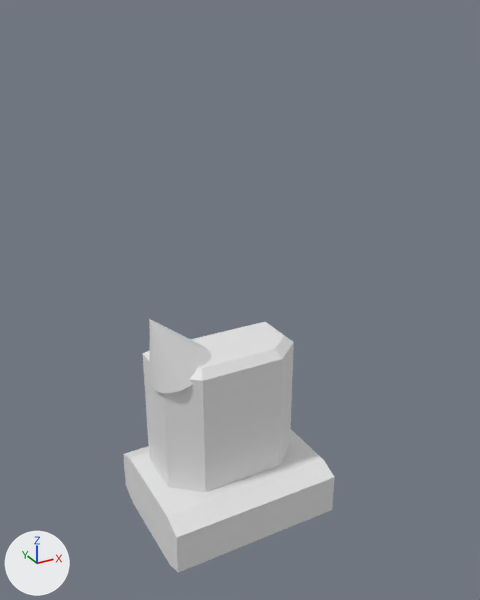
An edit to the Blender file Assets/Pepsi/pepsi.blend, drawn before and after from the same camera.
One viewpoint serves both versions: a camera (50 mm lens) standing at (-3.72, -7.19, 5.33) and looking at (0.07, -0.3, 1.89). Arrows for +X, +Y and +Z are at lower left; the lights stay in place.
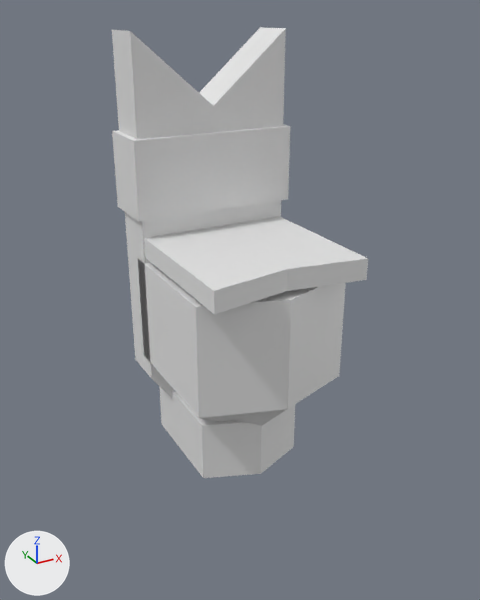
Boxes [x1, y1, x2, y2] around the edits, measured in the pictures (480 x 600 px):
'Cube.002', reshaped, moved, rescaled (18% narrower, 158% taller): before [123, 430, 335, 573]; after [112, 27, 286, 397]
'Cube.001', added: after [138, 260, 346, 426]
'Cube', reshaped, moved, rescaled: before [142, 322, 294, 492]; after [159, 386, 295, 478]
'Cube.004', added: after [112, 124, 290, 222]
'Cube.003', added: after [145, 216, 368, 314]
'Cone', deleted: before [149, 319, 211, 393]

The change, as a list of edits to the scene's bpy script:
```text
Change me_cube:
    used by ob_cube; location = (0.0, 0.0, 0.0)
    remove me_cube.from_pydata(...)  # 18 vertices, 14 faces; spans x -1.0..1.0, y -0.53..0.53, z -1.0..1.11
    add me_cube.from_pydata(...)  # 12 vertices, 10 faces; spans x -1.0..1.0, y -1.41..1.0, z -1.0..1.0
    me_cube part 1: the whole mesh is rebuilt
Change me_cube_002:
    used by ob_cube_002; location = (0.0, 0.0, -1.19); scale = (1.25, 1.0, 0.423)
    remove me_cube_002.from_pydata(...)  # 16 vertices, 10 faces; spans x -1.0..1.0, y -1.0..1.0, z -1.0..1.0
    add me_cube_002.from_pydata(...)  # 18 vertices, 16 faces; spans x -1.0..1.0, y -1.0..1.0, z -1.0..1.76
    me_cube_002 part 2: the whole mesh is rebuilt
Add me_cube_1:
    me_cube_1.from_pydata(...)  # a box spanning x -1.0..1.0, y -1.0..1.0, z -1.0..1.0
Add me_cube_005:
    me_cube_005.from_pydata(...)  # 12 vertices, 10 faces; spans x -1.0..1.0, y -1.0..1.0, z -1.0..1.0
Add me_cube_003:
    me_cube_003.from_pydata(...)  # 18 vertices, 16 faces; spans x -1.0..1.0, y -1.07..1.0, z -1.0..1.0
Change ob_cube:
    ob_cube.location: (0.0, 0.0, 0.0) -> (0.0, 0.0, 0.06)
    ob_cube.scale: (1.0, 1.0, 1.0) -> (0.711, 0.711, 0.413)
Change ob_cube_002:
    ob_cube_002.location: (0.0, 0.0, -1.19) -> (0.0, 0.54, 1.82)
    ob_cube_002.scale: (1.25, 1.0, 0.423) -> (1.0, 0.306, 1.87)
Remove ob_cone:
    ob_cone = bpy.data.objects.new('Cone', me_cone)
    ob_cone.location = (-0.87, 0.0, 1.35)
    ob_cone.rotation_euler = (0.0, -0.444, 0.0)  # degrees (0, -25, 0)
    ob_cone.scale = (0.448, 0.448, 0.448)
Add ob_cube_004:
    ob_cube_004 = bpy.data.objects.new('Cube.004', me_cube_1)
    ob_cube_004.location = (0.0, 0.54, 3.46)
    ob_cube_004.scale = (1.06, 0.376, 0.481)
Add ob_cube_003:
    ob_cube_003 = bpy.data.objects.new('Cube.003', me_cube_005)
    ob_cube_003.location = (0.0, -0.58, 2.6)
    ob_cube_003.scale = (0.978, 1.09, 0.13)
Add ob_cube_001:
    ob_cube_001 = bpy.data.objects.new('Cube.001', me_cube_003)
    ob_cube_001.location = (0.0, -0.53, 1.41)
```
